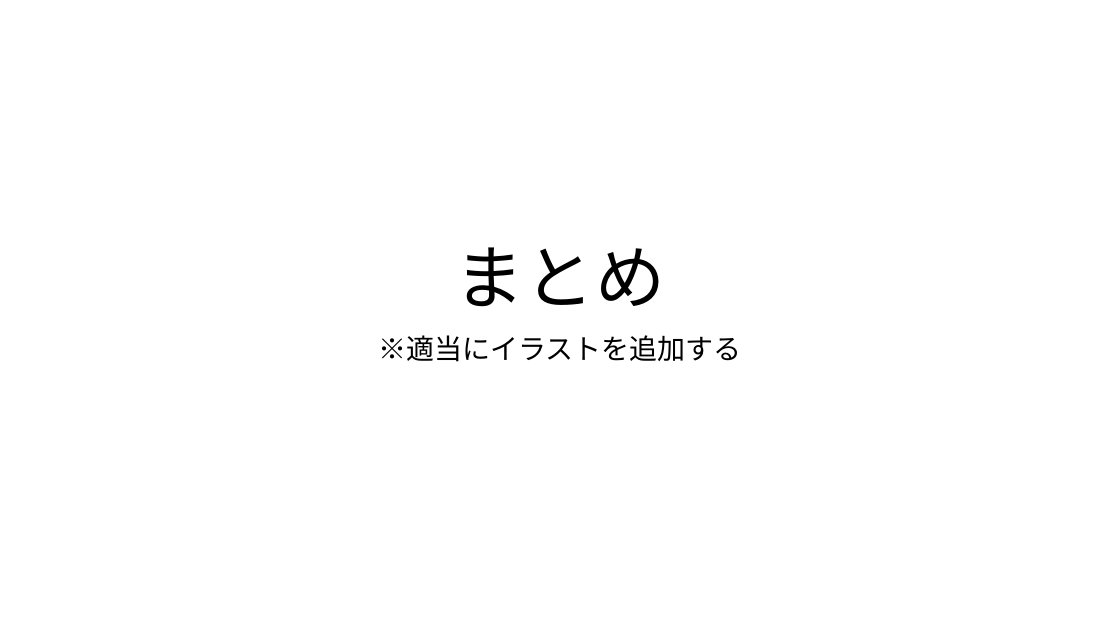
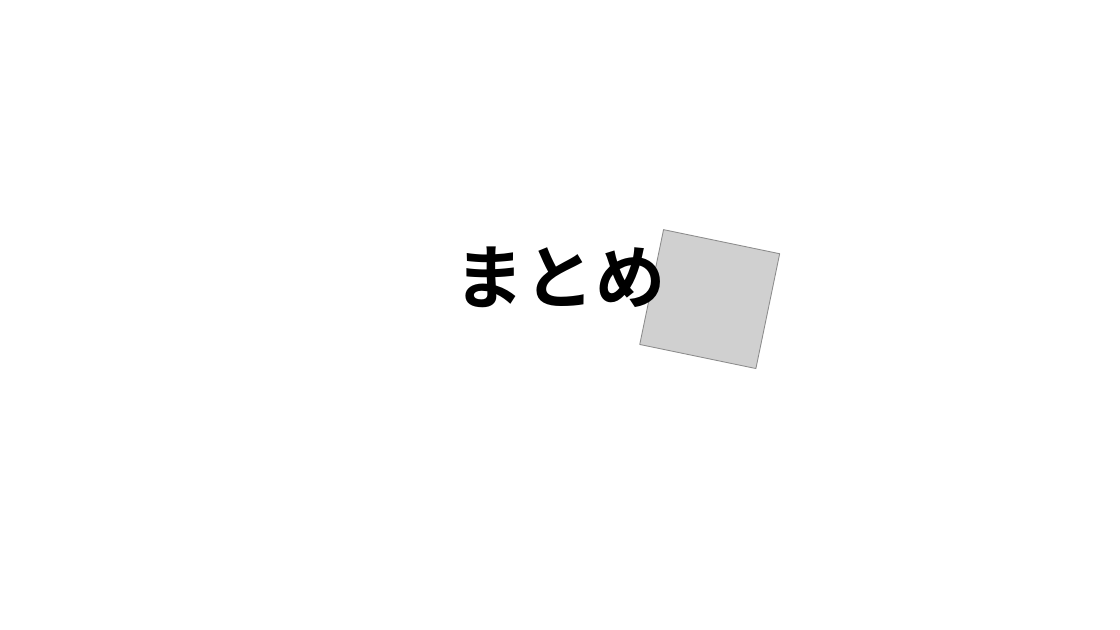
Before and after one commit to ivy239007/UG, a slide deck: slide 9 of プレゼン資料/Webアプリ開発発表資料.pptx. Drawn at 1120x630 pixels with LibreOffice and Linux fonts; fonts in the diff are those of the drawing; grey boxes stand for pictures. Boxes give left, top, right and bottom in pixels: in the first picture for what was removed or moved away, otherwise in the second. Text is boxed around its words. In the diff, an @@ line names an element or a change of style, - is before the commit and + after.

Commit message:
プレゼン資料修正作成、イラスト素材追加

```diff
--- a/プレゼン資料/Webアプリ開発発表資料.pptx
+++ b/プレゼン資料/Webアプリ開発発表資料.pptx
@@ title "まとめ" at (455, 232, 665, 320): bold on @@
@@ picture added at (640, 230, 779, 369) @@
@@ subtitle removed at (378, 335, 741, 362) @@
-※適当にイラストを追加する
```
Also in this commit, not shown: 8 other slides changed, 5 other files.
